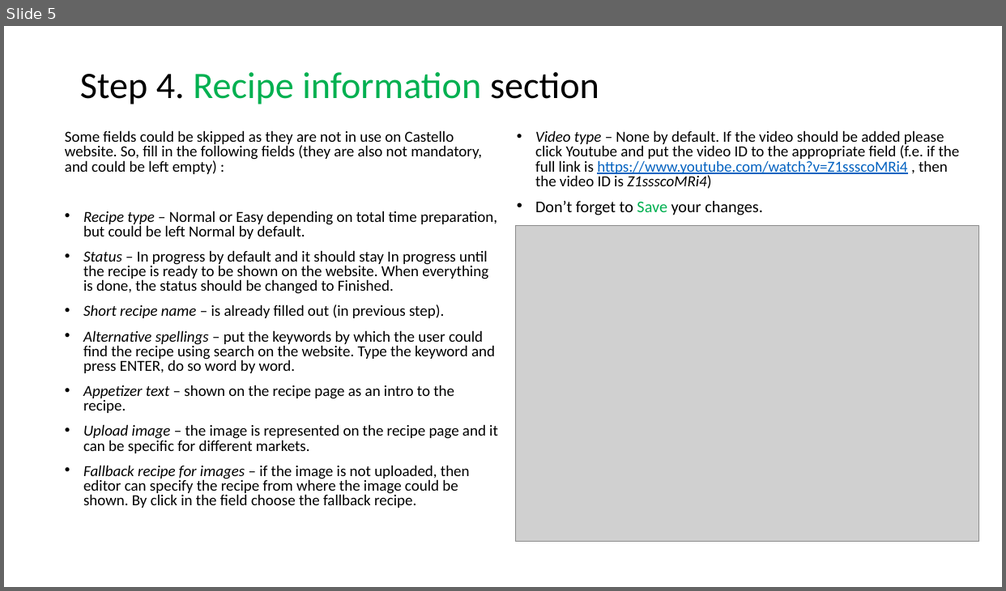
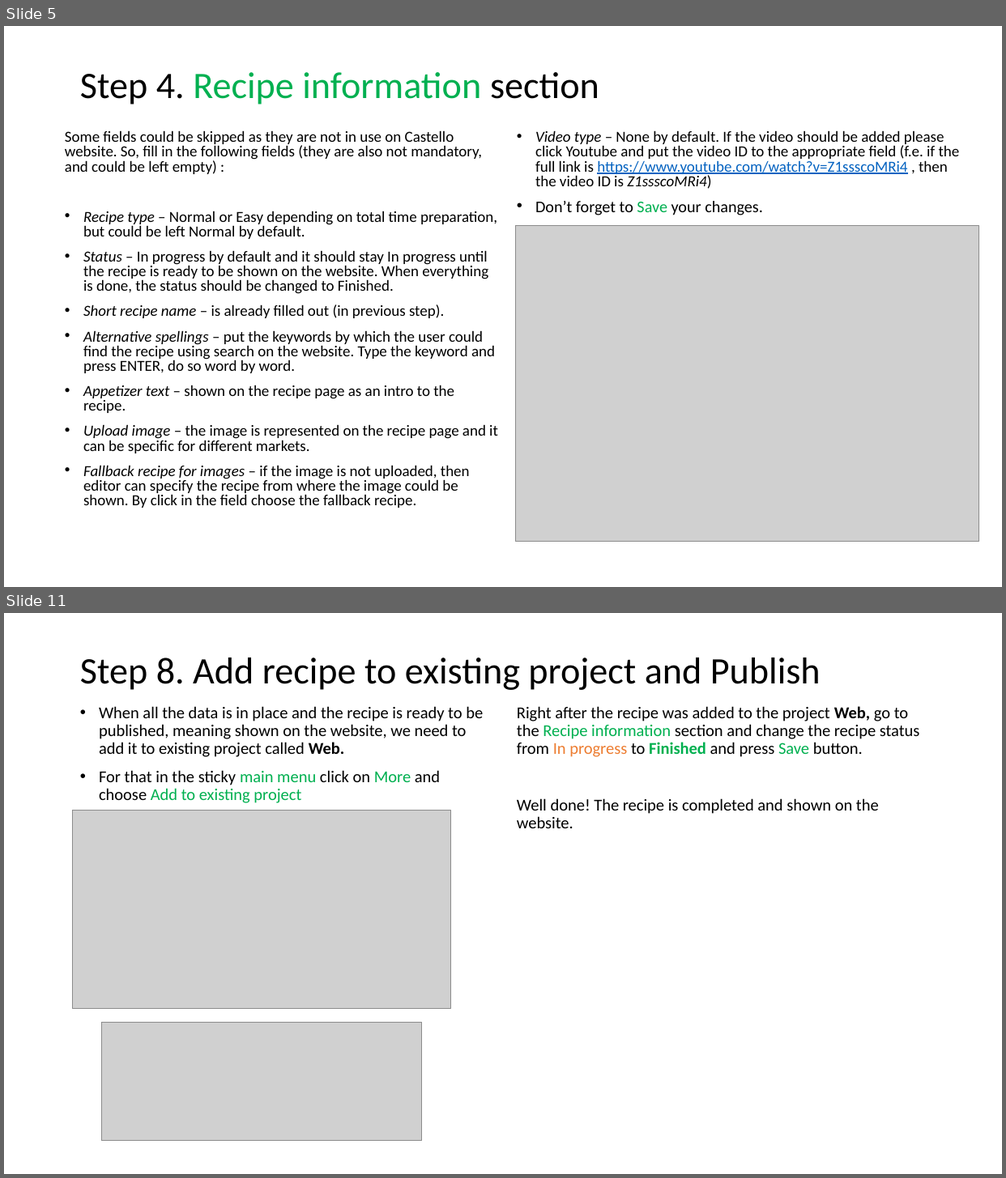
Before and after one commit to MaryLevchuk/rdb-guide, a slide deck: RDB. Create a recipe from scratch.pptx. Shown one above the other, each under a label of ours: slide 5 before the commit, slides 5 and 11 after it; the slides between them are not shown. The pictures are 1006x591 and 1006x1178 pixels, drawn with LibreOffice and Linux fonts; fonts in the diff are those of the drawing; grey boxes stand for pictures. Boxes give left, top, right and bottom in pixels: in the first picture for what was removed or moved away, otherwise in the second. Text is boxed around its words. In the diff, an @@ line names an element or a change of style, - is before the commit and + after.

Commit message:
Completed Creating recipe from scratch

```diff
--- a/RDB. Create a recipe from scratch.pptx
+++ b/RDB. Create a recipe from scratch.pptx
@@ slide 11 added at <box>4,613,1002,1174</box>, background #FFFFFF @@
@@ title added at <box>80,658,820,690</box>, 36 pt, text #000000 @@
+Step 8. Add recipe to existing project and Publish
@@ text added at <box>99,706,483,803</box>, 16 pt, text #000000 @@
+• When all the data is in place and the recipe is ready to be published, meaning shown on the website, we need to add it to existing project called Web.
+• For that in the sticky main menu click on More and choose Add to existing project
@@ text added at <box>517,706,920,828</box>, 16 pt, text #000000 @@
+Right after the recipe was added to the project Web, go to the Recipe information section and change the recipe status from In progress to Finished and press Save button.
+Well done! The recipe is completed and shown on the website.
@@ picture added at <box>73,811,451,1008</box> @@
@@ picture added at <box>101,1023,422,1142</box> @@
```
Also in this commit, not shown: 1 slide changed, 4 other slides added, 1 slide removed.
